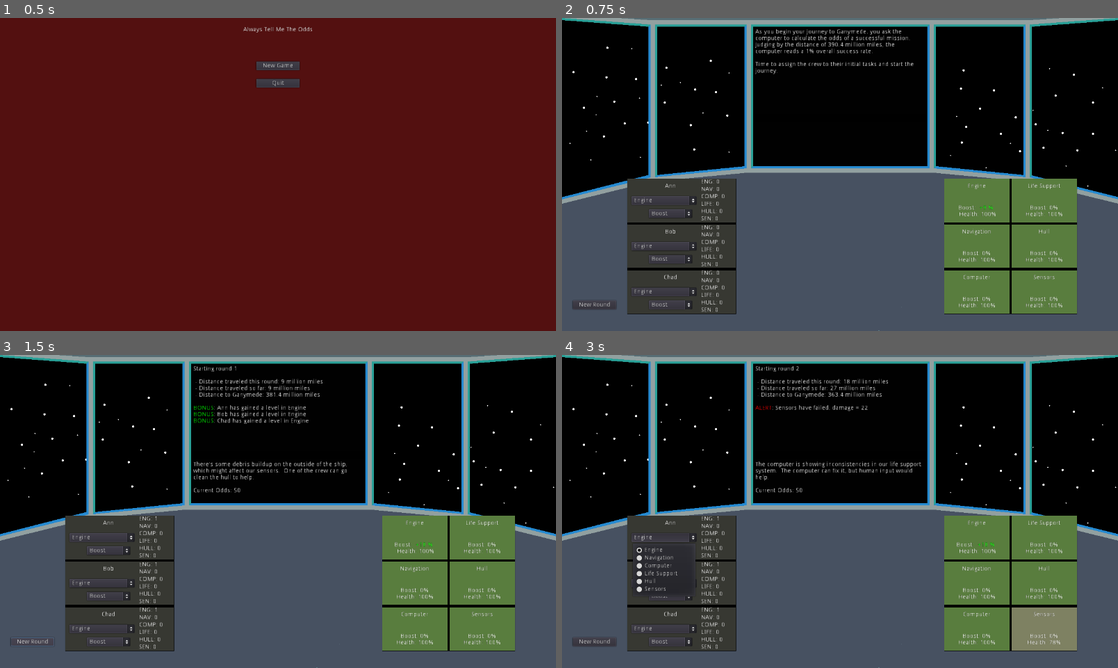
Above: before the commit, frames 1-4 (two rows, left to right).
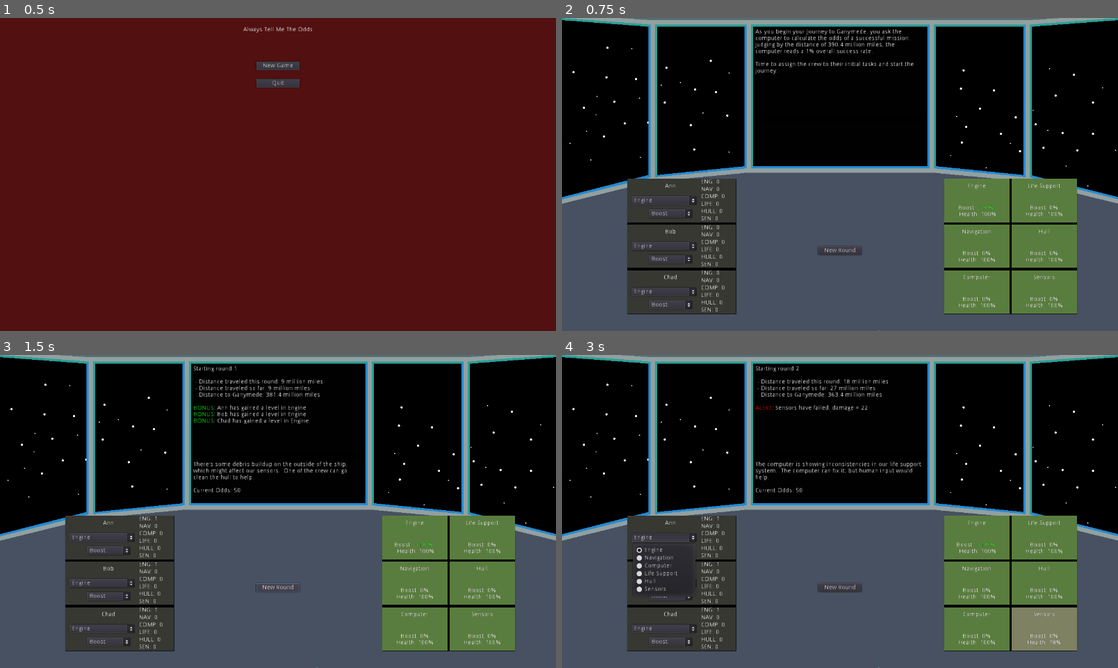
Above: after the commit, the same moments.

Repository: cparlette/alwaystellmetheodds
Game: Godot game, scene res://MainMenu.tscn
Same seed, same stepped clock (60 frames per second), same inputs: the game is played once before the commit and once after it.
Inputs:
- Up to frame 1 (0.5 s): no input
- Up to frame 2 (0.75 s): click "New Game" at 0.5 s
- Up to frame 3 (1.5 s): click "New Round" at 1.25 s
- Up to frame 4 (3 s): click "New Round" at 2 s; click "Engine" at 2.75 s

Frame 1 is identical in both runs. In frame 2, 0.4% of the frame differs, in the area x 1-54%, y 73-94%; in frame 3, 0.1%; in frame 4, 0.4%.

Commit message:
Move the new round button back to the middle

Diff:
--- a/Game.tscn
+++ b/Game.tscn
@@ -83,10 +83,10 @@
 crewNameInput = 2
 
 [node name="NewRoundButton" type="Button" parent="."]
-margin_left = 25.0
-margin_top = 650.0
-margin_right = 125.0
-margin_bottom = 670.0
+margin_left = 590.0
+margin_top = 525.0
+margin_right = 690.0
+margin_bottom = 545.0
 text = "New Round"
 __meta__ = {
 "_edit_use_anchors_": false
